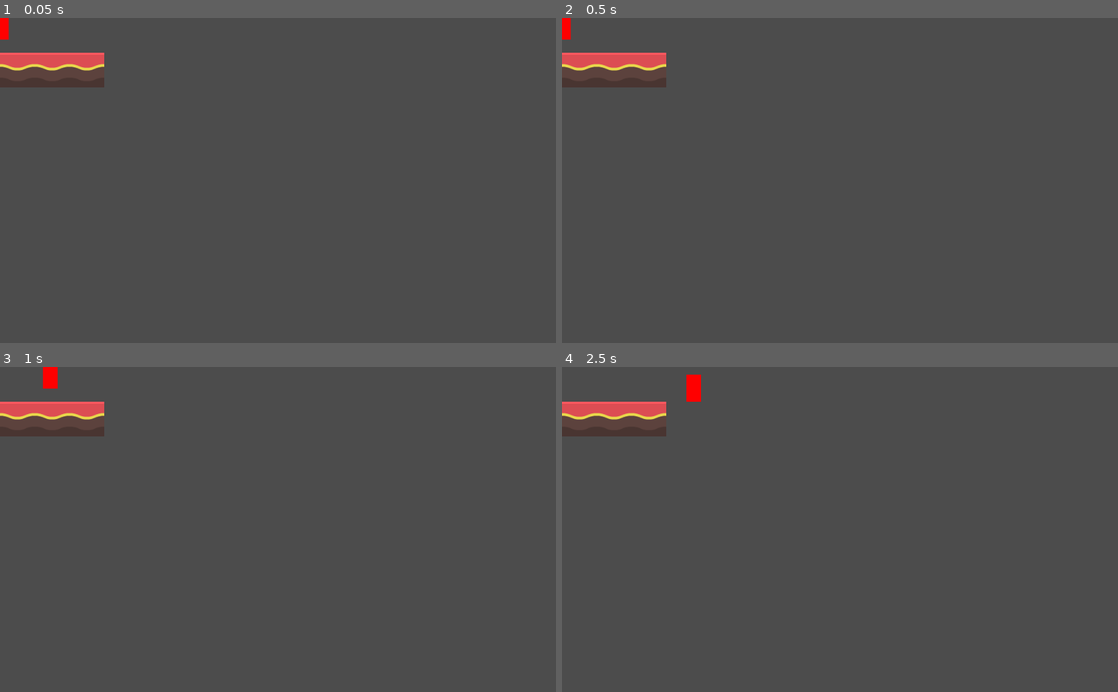
Above: before the commit, frames 1-4 (two rows, left to right).
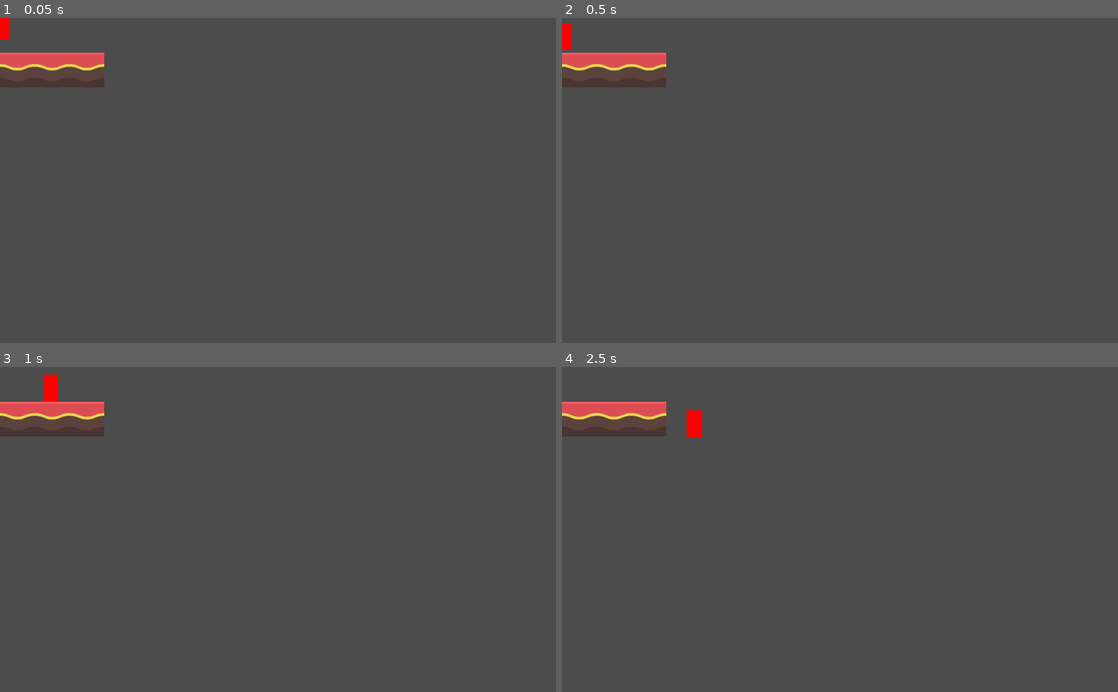
Above: after the commit, the same moments.

Repository: Vaulox/projectwindow
Game: Godot game, scene res://prototype.tscn
Two runs of this game, one before a commit and one after it. Both use one fixed random seed, a clock stepped at 60 frames per second and the inputs below.
Inputs:
- Up to frame 1 (0.05 s): no input
- Up to frame 2 (0.5 s): no input
- Up to frame 3 (1 s): hold D (right) from 0.53 s (still down)
- Up to frame 4 (2.5 s): release D (right) at 1.28 s; hold S (down) 1.28-2.03 s; tap Enter at 2 s; hold D (right) from 2.03 s (still down)

Frame 1 is identical in both runs. In frame 2, less than 0.1% of the frame differs, in the area x 0-2%, y 0-10%; in frame 3, 0.2%; in frame 4, 0.4%, in the area x 22-25%, y 2-22%.

Commit message:
added newtons first law of physics or something

Diff:
--- a/kinematics.gd
+++ b/kinematics.gd
@@ -1,21 +1,22 @@
 extends KinematicBody2D
 
-export (int) var speed = 200
+const GRAVITY = 150.0
+const WALK_SPEED = 200
 
 var velocity = Vector2()
 
-func get_input():
-	velocity = Vector2()
-	if Input.is_action_pressed('right'):
-		velocity.x += 1
-	if Input.is_action_pressed('left'):
-		velocity.x -= 1
-	if Input.is_action_pressed('down'):
-		velocity.y += 1
-	if Input.is_action_pressed('up'):
-		velocity.y -= 1
-	velocity = velocity.normalized() * speed
+func _physics_process(delta):
+	velocity.y += delta * GRAVITY
 
-func _physics_process(delta):
-	get_input()
-	move_and_slide(velocity)
+	if Input.is_action_pressed("left"):
+		velocity.x = -WALK_SPEED
+	elif Input.is_action_pressed("right"):
+		velocity.x =  WALK_SPEED
+	else:
+		velocity.x = 0
+
+	# We don't need to multiply velocity by delta because "move_and_slide" already takes delta time into account.
+
+	# The second parameter of "move_and_slide" is the normal pointing up.
+	# In the case of a 2D platformer, in Godot, upward is negative y, which translates to -1 as a normal.
+	move_and_slide(velocity, Vector2(0, -1))
